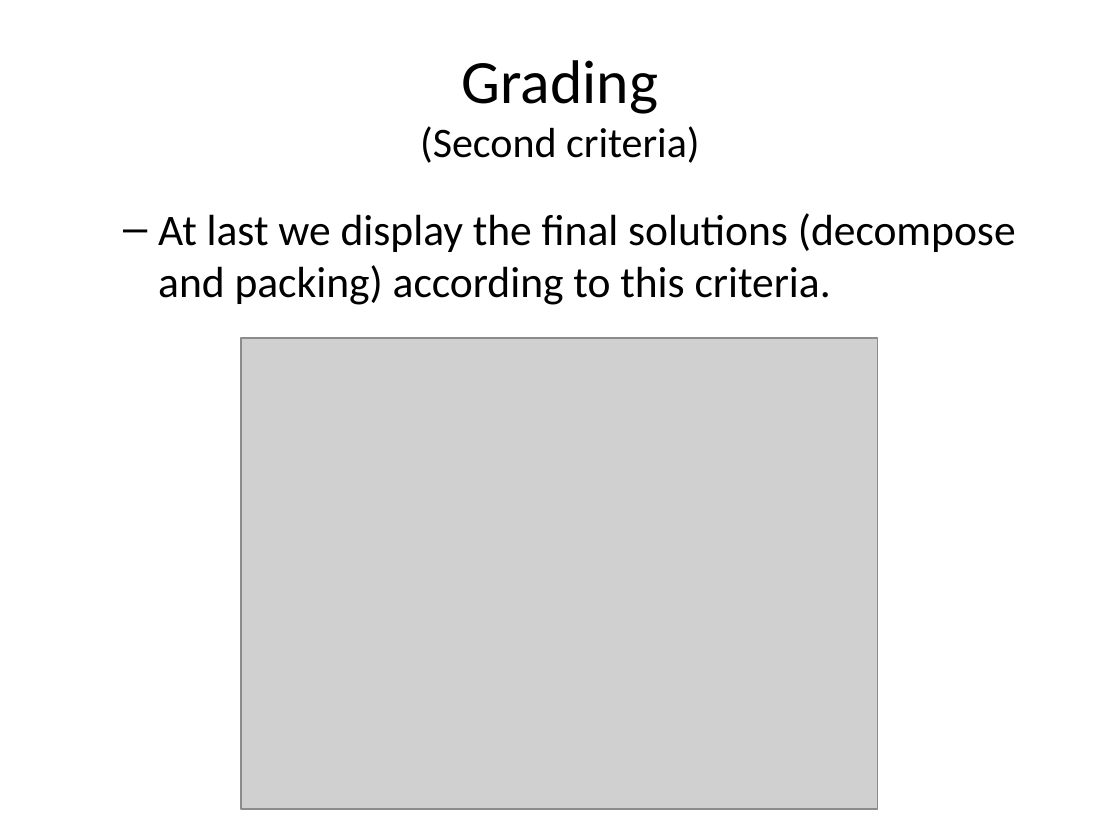
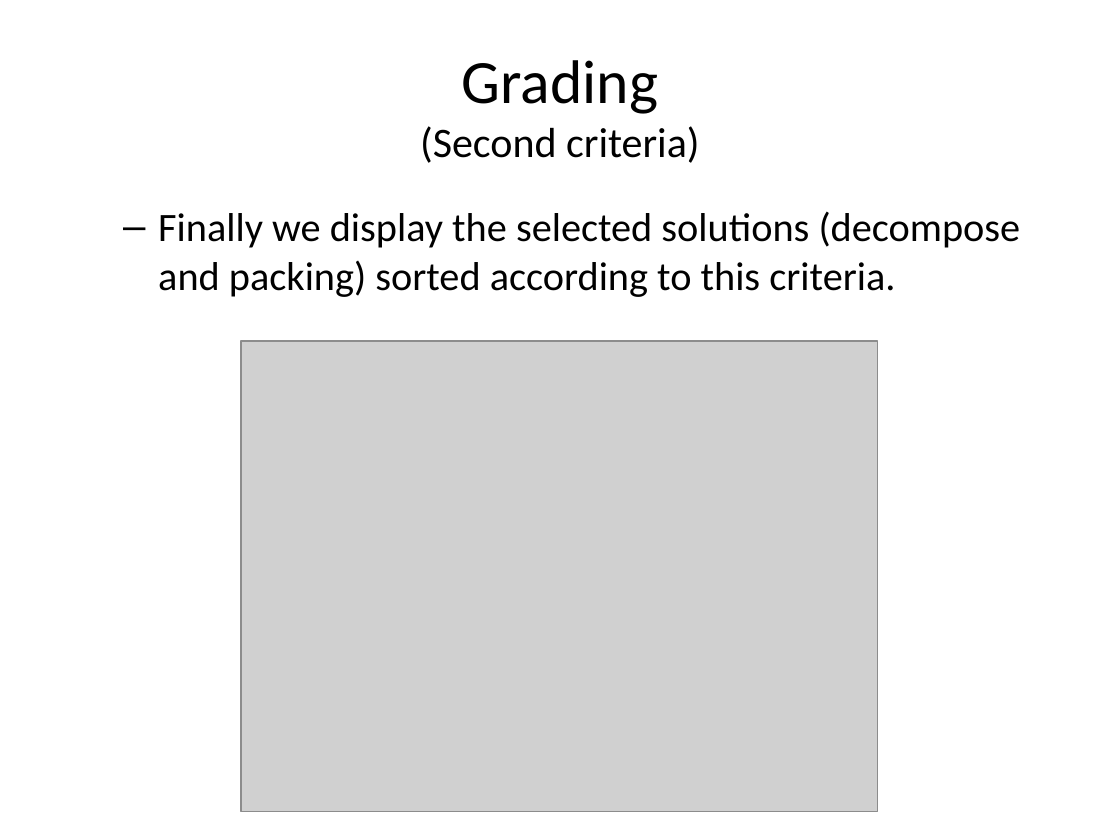
Before and after one commit to orperel/DecomposeForPacking, a slide deck: slide 14 of DecomposeForPacking/docs/Decompose for Packing - Summary and Extensions.pptx (slide 10 before the commit). Drawn at 1120x840 pixels with LibreOffice and Linux fonts; fonts in the diff are those of the drawing; grey boxes stand for pictures. Boxes give left, top, right and bottom in pixels: in the first picture for what was removed or moved away, otherwise in the second. Text is boxed around its words. In the diff, an @@ line names an element or a change of style, - is before the commit and + after.

```diff
--- a/DecomposeForPacking/docs/Decompose for Packing - Summary and Extensions.pptx
+++ b/DecomposeForPacking/docs/Decompose for Packing - Summary and Extensions.pptx
@@ text at (158,211,1021,297): text changed; size 28 to 25.9 pt @@
-  – At last we display the final solutions (decompose and packing) according to this criteria.
+  – Finally we display the selected solutions (decompose and packing) sorted according to this criteria.
```
Also in this commit, not shown: 15 other slides changed, 13 slides added, 2 slides removed, 15 other files.
